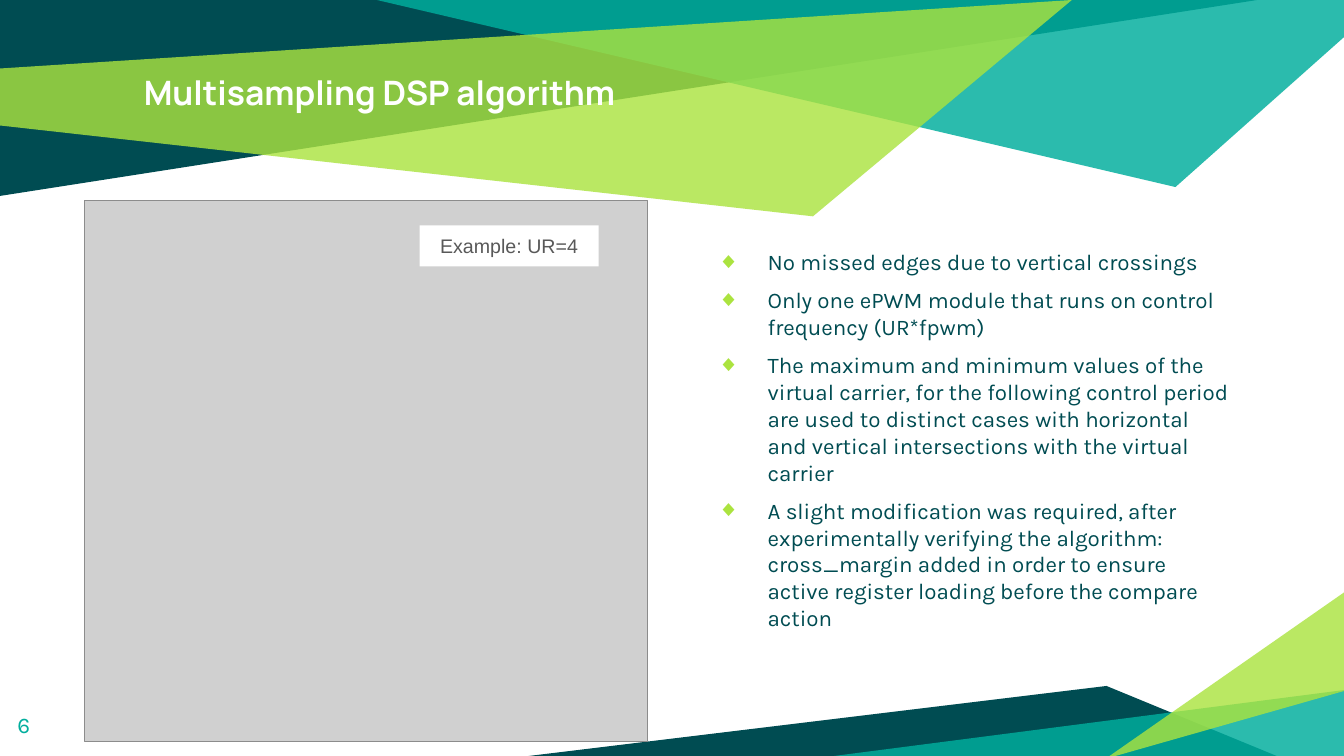
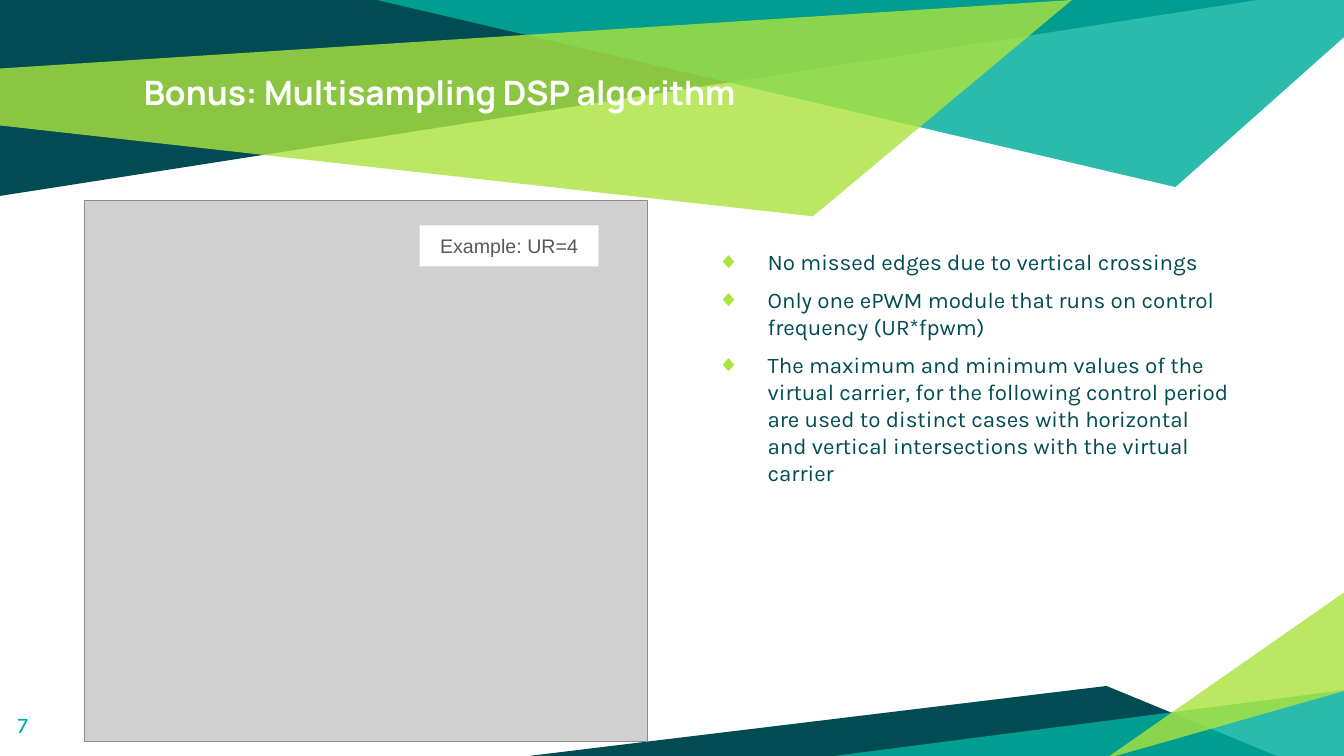
Before and after one commit to Rule2102/DSP_project1, a slide deck: slide 7 of docs/An Improved Current Loop Bandwidth and Axis Decoupling.pptx (slide 6 before the commit). Drawn at 1344x756 pixels with LibreOffice and Linux fonts; fonts in the diff are those of the drawing; grey boxes stand for pictures. Boxes give left, top, right and bottom in pixels: in the first picture for what was removed or moved away, otherwise in the second. Text is boxed around its words. In the diff, an @@ line names an element or a change of style, - is before the commit and + after.

```diff
--- a/docs/An Improved Current Loop Bandwidth and Axis Decoupling.pptx
+++ b/docs/An Improved Current Loop Bandwidth and Axis Decoupling.pptx
@@ title at bbox=[144, 74, 736, 115]: text changed @@
-Multisampling DSP algorithm
+Bonus: Multisampling DSP algorithm
@@ text at bbox=[768, 503, 1198, 605]: paragraph removed @@
-◆ A slight modification was required, after experimentally verifying the algorithm: cross_margin added in order to ensure active register loading before the compare action
@@ page number at bbox=[17, 719, 27, 733]: text changed @@
-6
+7
```
Also in this commit, not shown: 5 other slides changed, 12 slides added, 6 slides removed.
